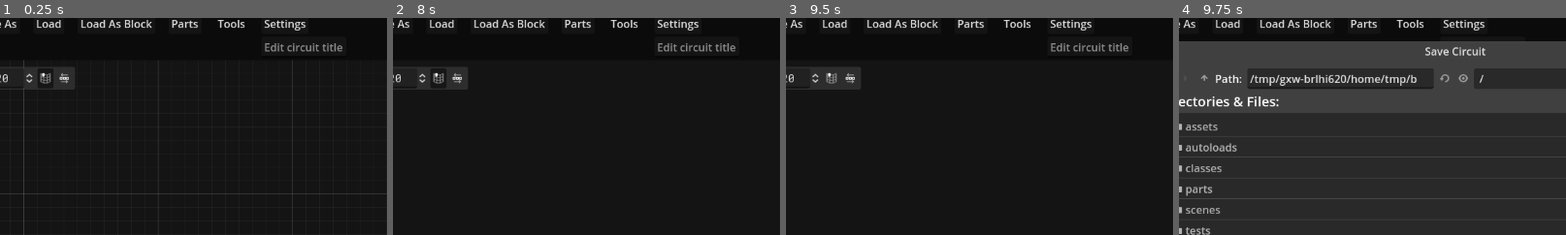
Above: before the commit, frames 1-4 (left to right).
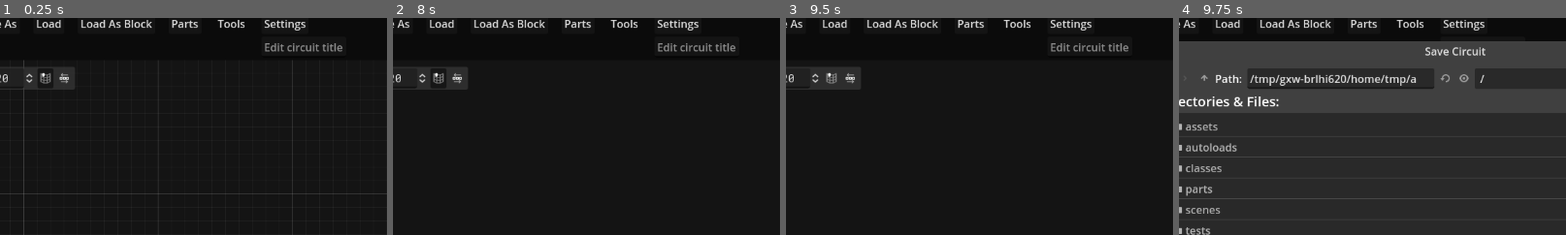
Above: after the commit, the same moments.

Repository: andrew-wilkes/logic-simulator-2
Game: Godot game, scene res://main.tscn
Two runs of this game, one before a commit and one after it. Both use one fixed random seed, a clock stepped at 60 frames per second and the inputs below.
Inputs (mouse positions are % of the whole screen's width and height, from its top left):
- Up to frame 1 (0.25 s): no input
- Up to frame 2 (8 s): click (53, 8) at 0.52 s; type "Alex" at 0.6 s; click "New" at 1.25 s; click "New" at 2 s; click "Parts" at 2.75 s; click "Tools" at 3.5 s; click "Learn" at 4.25 s; click (2, 15) at 5 s; click (7, 15) at 5.75 s; click (10, 15) at 6.5 s; click (12, 15) at 7.25 s
- Up to frame 3 (9.5 s): click (20, 15) at 8 s; click (23, 15) at 8.75 s
- Up to frame 4 (9.75 s): click "Save" at 9.5 s
The pictures show only the part of the screen within x 14-64%, y 1-51%; the shares and areas given below are measured in that part.

Frames 1-3 are identical in both runs. In frame 4, 0.1% of the frame differs, in the area x 59-79%, y 25-30%.

Commit message:
Fix Test Runner timing

Diff:
--- a/src/autoloads/global.gd
+++ b/src/autoloads/global.gd
@@ -8,6 +8,7 @@
 var warning
 var message_panel
 var test_runner
+var debug_timestamp = 0
 
 func _init():
 	settings = Settings.new()
@@ -75,3 +76,9 @@
 
 func warn_user(msg):
 	warning.open(msg)
+
+
+func debug(text = ""):
+	var now = Time.get_ticks_msec()
+	prints("DEBUG", text, "T +", str(now - debug_timestamp) + "ms")
+	debug_timestamp = now
--- a/src/classes/test_circuit.gd
+++ b/src/classes/test_circuit.gd
@@ -167,9 +167,12 @@
 					repetitive_tasks = parse_spec(task[4])
 			else:
 				repetitive_tasks.clear()
+				loop_start_time = 0
 		"echo":
 			if G.test_runner:
 				G.test_runner.notify(task[1])
+		"clear-echo":
+			G.test_runner.clear_notifications()
 
 
 func get_pin_value(pin: String):
@@ -247,7 +250,7 @@
 				regex.compile("\\s%")
 				_tasks.append([token, regex.sub(spec.substr(idx, pos - idx), "%", true)])
 				idx = pos + 1
-			"output", "eval", "tick", "tock":
+			"output", "eval", "tick", "tock", "clear-echo":
 				_tasks.append([token])
 			"set":
 				# Find a string ending with , or ;
--- a/src/scenes/TestRunner.gd
+++ b/src/scenes/TestRunner.gd
@@ -6,6 +6,8 @@
 signal reset()
 
 enum TEST { STEPPABLE, PLAYING, DONE }
+
+var tween: Tween
 
 func _ready():
 	%Alpha.value = G.settings.tester_alpha * 100.0
@@ -26,7 +28,13 @@
 	emit_signal("stop")
 
 
+func _on_close_button_pressed():
+	emit_signal("stop")
+	hide()
+
+
 func _on_reset_pressed():
+	clear_notifications()
 	emit_signal("reset")
 
 
@@ -62,15 +70,31 @@
 func notify(text, display_time = 5.0):
 	%Notification.text = text
 	%Notification.show()
-	await get_tree().create_timer(display_time).timeout
-	%Notification.text = ""
-	%Notification.hide()
+	$NotificationTimeout.start(display_time)
 
 
 func update_bar(duration):
 	%ProgressBar.show()
 	%ProgressBar.value = 100.0
-	var tween = get_tree().create_tween()
+	tween = get_tree().create_tween()
 	tween.tween_property(%ProgressBar, "value", 0, duration)
-	await tween.finished
+	$ProgressTimeout.start(duration)
+
+
+func clear_notifications():
+	if tween:
+		tween.kill()
 	%ProgressBar.hide()
+	%Notification.text = ""
+	%Notification.hide()
+	$ProgressTimeout.stop()
+	$NotificationTimeout.stop()
+
+
+func _on_progress_timeout_timeout():
+	%ProgressBar.hide()
+
+
+func _on_notification_timeout_timeout():
+	%Notification.text = ""
+	%Notification.hide()
--- a/src/scenes/TestRunner.tscn
+++ b/src/scenes/TestRunner.tscn
@@ -102,6 +102,12 @@
 layout_mode = 2
 text = "Close"
 
+[node name="ProgressTimeout" type="Timer" parent="."]
+one_shot = true
+
+[node name="NotificationTimeout" type="Timer" parent="."]
+one_shot = true
+
 [connection signal="gui_input" from="M" to="." method="_on_margin_container_gui_input"]
 [connection signal="mouse_entered" from="M" to="." method="_on_margin_container_mouse_entered"]
 [connection signal="mouse_exited" from="M" to="." method="_on_margin_container_mouse_exited"]
@@ -115,3 +121,5 @@
 [connection signal="value_changed" from="M/VB/HB/Speed" to="." method="_on_speed_value_changed"]
 [connection signal="value_changed" from="M/VB/HB/Alpha" to="." method="_on_alpha_value_changed"]
 [connection signal="pressed" from="M/VB/HB/CloseButton" to="." method="_on_close_button_pressed"]
+[connection signal="timeout" from="ProgressTimeout" to="." method="_on_progress_timeout_timeout"]
+[connection signal="timeout" from="NotificationTimeout" to="." method="_on_notification_timeout_timeout"]
